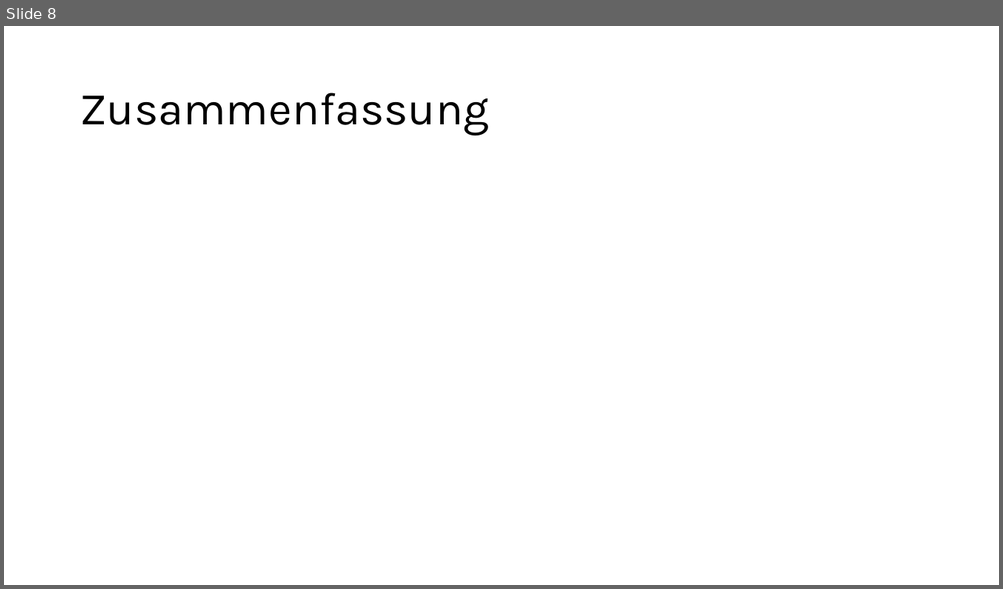
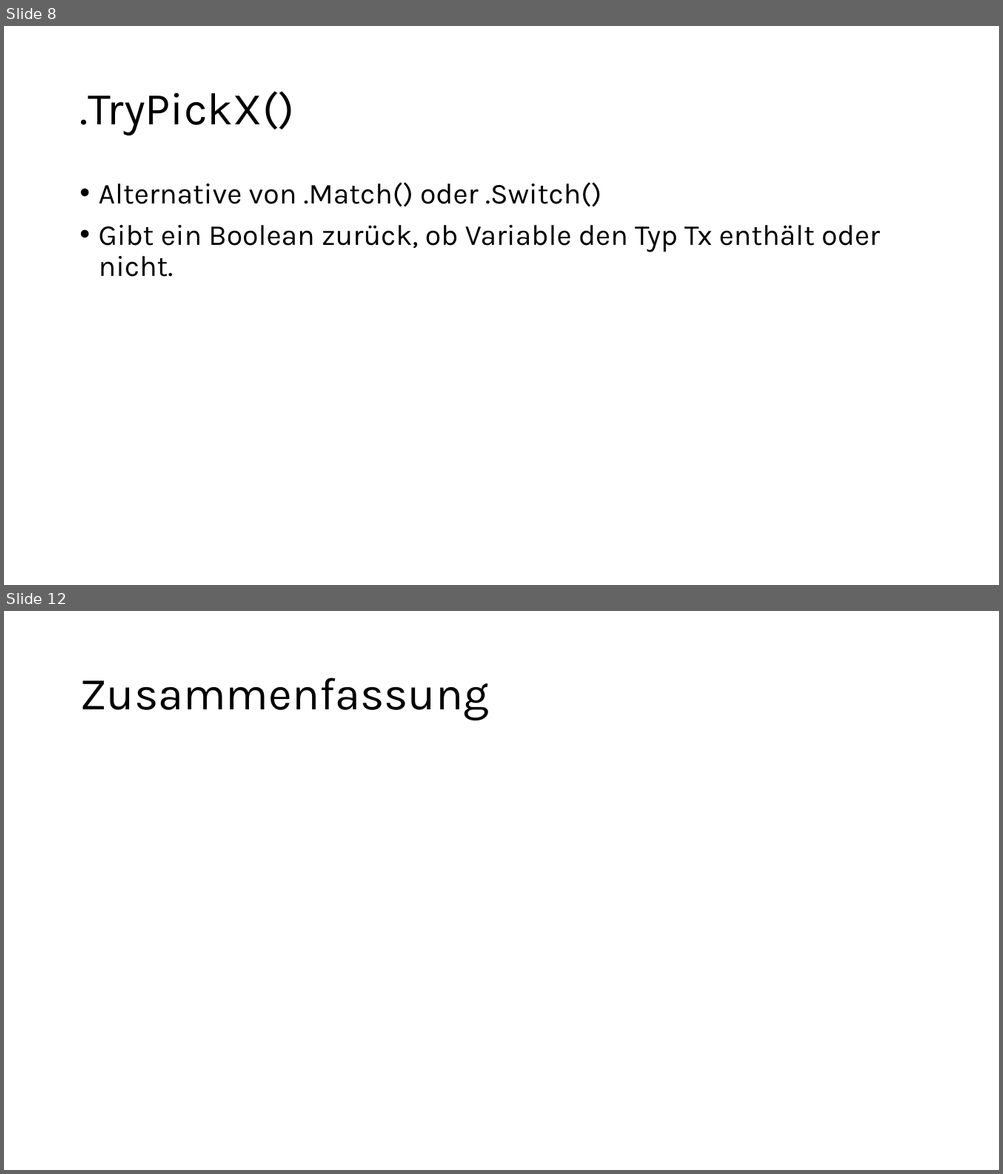
Before and after one commit to lukassteggers/OneOf, a slide deck: OneOf_Praesentation.pptx. Shown one above the other, each under a label of ours: slide 8 before the commit, slides 8 and 12 after it; the slides between them are not shown. The pictures are 1003x589 and 1003x1174 pixels, drawn with LibreOffice and Linux fonts; fonts in the diff are those of the drawing. Boxes give left, top, right and bottom in pixels: in the first picture for what was removed or moved away, otherwise in the second. Text is boxed around its words. In the diff, an @@ line names an element or a change of style, - is before the commit and + after.

```diff
--- a/OneOf_Praesentation.pptx
+++ b/OneOf_Praesentation.pptx
@@ slide 8 added at <box>4,26,999,585</box>, background #FFFFFF @@
@@ title added at <box>79,91,294,136</box>, 44 pt, text #000000 @@
+.TryPickX()
@@ text added at <box>99,182,879,277</box>, 28 pt, text #000000 @@
+• Alternative von .Match() oder .Switch()
+• Gibt ein Boolean zurück, ob Variable den Typ Tx enthält oder nicht.
@@ what was slide 8 is now slide 12 @@
```
Also in this commit, not shown: 5 slides changed, 4 other slides added.
